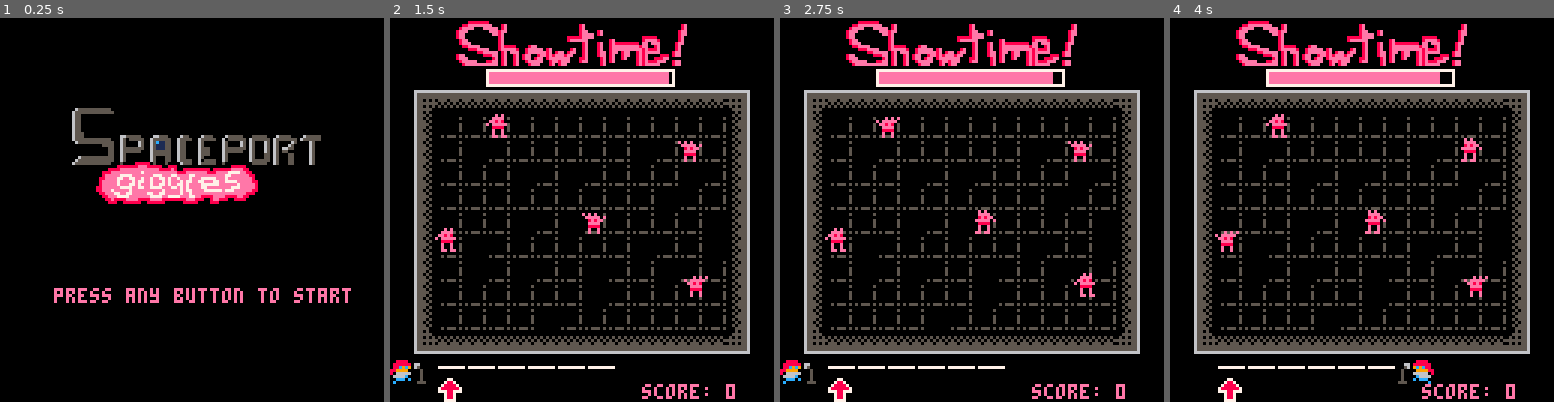
Above: before the commit, frames 1-4 (left to right).
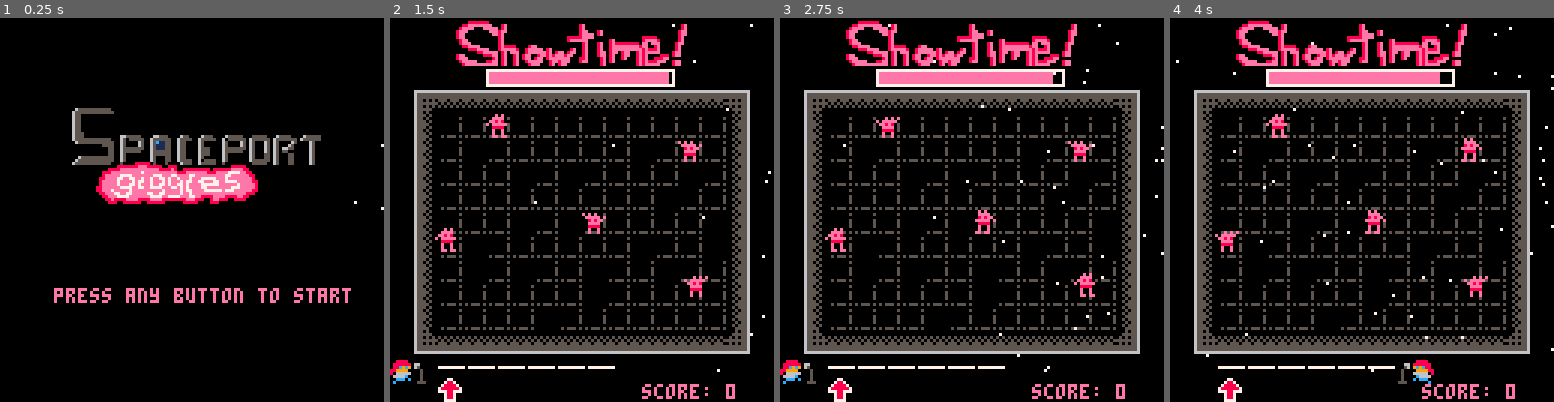
Above: after the commit, the same moments.

Repository: kitasuna/ggj2024
Game: PICO-8 cartridge main.p8
Two runs of this game, one before a commit and one after it. Both use one fixed random seed, a clock stepped at 60 frames per second and the inputs below.
Inputs:
- Up to frame 1 (0.25 s): no input
- Up to frame 2 (1.5 s): tap X (X key) at 0.33, 1.07 s; tap O (Z key) at 0.7 s
- Up to frame 3 (2.75 s): hold Right 1.6-2.1 s; tap O (Z key) at 1.7, 2.1, 2.5 s; tap X (X key) at 1.85 s; hold Up 2.15-2.42 s; hold Right from 2.47 s (still down)
- Up to frame 4 (4 s): tap O (Z key) at 2.9, 3.3, 3.7 s; tap X (X key) at 2.97 s; release Right at 3.03 s; hold Left 3.08-3.58 s; hold Down 3.63-3.97 s

The runs differ from the first frame. In frame 1, less than 0.1% of the frame differs, in the area x 92-100%, y 32-50%; in frame 2, less than 0.1%; in frame 3, 0.2%; in frame 4, 0.3%, in the area x 1-100%, y 1-93%.

Commit message:
Sunday 16:20

Diff:
--- a/_game.lua
+++ b/_game.lua
@@ -7,6 +7,10 @@
   cls()
   palt(11, true)
 
+  for k, v in pairs(fx.stars) do
+    pset(v.x, v.y, 7)
+  end
+
   map(0,0,8,24,14,13)
 
   -- input guy
@@ -37,6 +41,10 @@
 
   palt(11, true)
 
+  for k, v in pairs(fx.stars) do
+    pset(v.x, v.y, 7)
+  end
+
   map(0,0,8,24,14,13)
 
   -- player
@@ -49,6 +57,9 @@
   rect(32,17,94,22,7)
   -- 60 px wide
   rectfill(33,18,93 - (SHOWTIME_TIMER - _showtime_remaining_timer),21,14)
+
+  print("press ❎ or 🅾️ ", 30, 115, 14)
+  print("to start showtime!", 30, 121, 14)
 
   foreach(fx.parts, function(p)
     p:draw()
@@ -88,6 +99,14 @@
 function _explore_update(dt)
   local bits = btn()
 
+  if rnd() > 0.7 then
+    add(fx.stars, {x=130, y=flr(rnd(120)), dx=rnd()})
+  end
+
+  for k, v in pairs(fx.stars) do
+    v.x -= v.dx
+  end
+
   player:update(bits, dt)
   baddie_mngr:update(dt, player.x + 4, player.y + 4)
 
@@ -105,6 +124,14 @@
 end
 
 function _showtime_update(dt)
+  if rnd() > 0.7 then
+    add(fx.stars, {x=130, y=flr(rnd(120)), dx=rnd()})
+  end
+
+  for k, v in pairs(fx.stars) do
+    v.x -= v.dx
+  end
+
   _showtime_current_timer -= dt
   if _showtime_current_timer < 0 then
     change_state(STATE_GAMEOVER)
@@ -194,6 +221,9 @@
 
 function _title_draw()
   cls()
+  for k, v in pairs(fx.stars) do
+    pset(v.x, v.y, 7)
+  end
   map(20,0,24,30,11,4)
   print("press any button to start", 18, 90, 14)
 
@@ -202,6 +232,14 @@
 function _title_update()
   if btnp(4) or btnp(5) then
     change_state(STATE_EXPLORE)
+  end
+
+  if rnd() > 0.7 then
+    add(fx.stars, {x=130, y=flr(rnd(120)), dx=rnd()})
+  end
+
+  for k, v in pairs(fx.stars) do
+    v.x -= v.dx
   end
 end
 
--- a/fx.lua
+++ b/fx.lua
@@ -1,3 +1,4 @@
 fx = {
   parts = {},
+  stars = {},
 }
Not shown, changed: 130 lines of the sprite sheet (__gfx__) section of main.p8
Not shown, changed: the thumbnail (__label__) section of main.p8
Not shown, changed: the music (__music__) section of main.p8
Not shown, changed: the sound effects (__sfx__) section of main.p8
